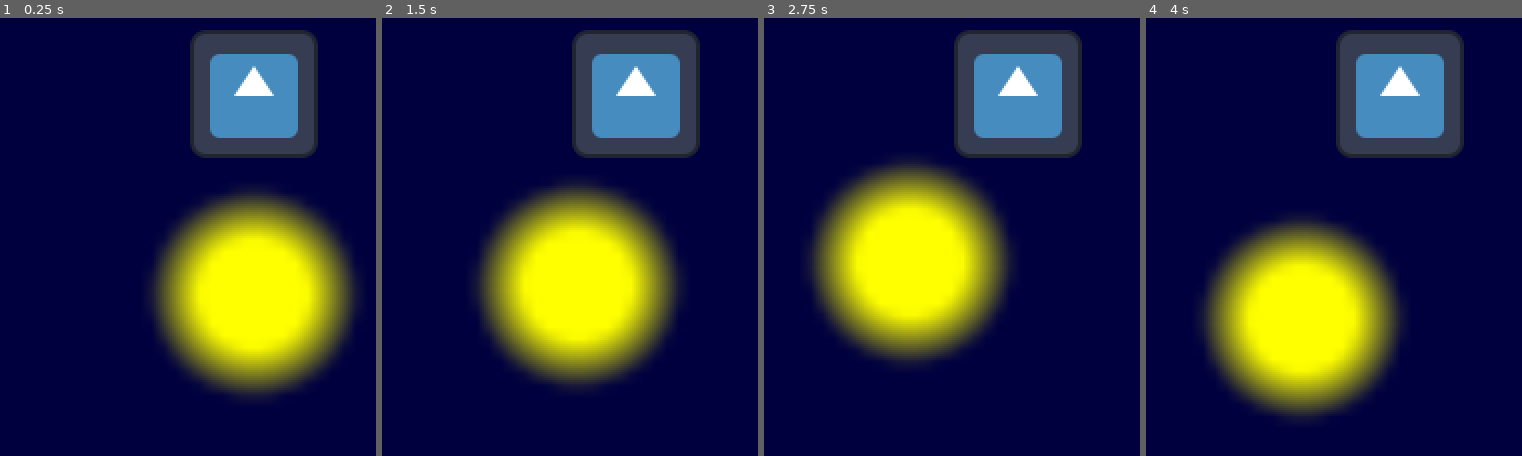
Above: before the commit, frames 1-4 (left to right).
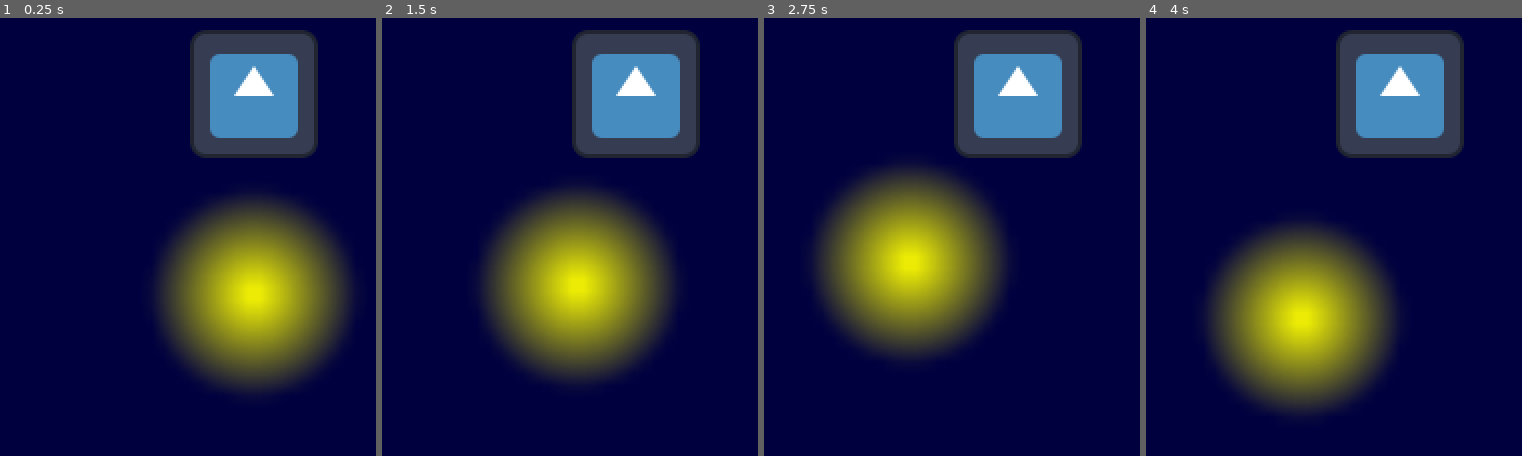
Above: after the commit, the same moments.

Repository: hammy275/lighthouse-operator
Game: Godot game, scene res://Scenes/game.tscn
Same seed, same stepped clock (60 frames per second), same inputs: the game is played once before the commit and once after it. The engine's default icon, where the game draws it, is replaced by a stand-in: a white triangle on a blue panel in a dark square.
Inputs:
- Up to frame 1 (0.25 s): no input
- Up to frame 2 (1.5 s): tap Enter at 0.5 s; hold Right (move_right) 0.53-1.28 s; hold Down (move_down) from 1.28 s (still down)
- Up to frame 3 (2.75 s): tap Space at 2 s; release Down (move_down) at 2.03 s; hold Right (move_right) from 2.03 s (still down)
- Up to frame 4 (4 s): release Right (move_right) at 2.78 s; hold Up (move_up) 2.78-3.53 s; hold Left (move_left) from 3.53 s (still down)

The runs differ from the first frame. In frame 1, 18% of the frame differs, in the area x 42-94%, y 41-85%; in frame 2, 17%; in frame 3, 17%; in frame 4, 16%.

Commit message:
Better Light Fade

Diff:
--- a/Scenes/lighthouse.tscn
+++ b/Scenes/lighthouse.tscn
@@ -7,7 +7,7 @@
 
 [sub_resource type="Gradient" id="Gradient_3v32o"]
 offsets = PackedFloat32Array(0, 0.1, 0.2)
-colors = PackedColorArray(1, 1, 0, 1, 1, 1, 0, 1, 1, 1, 0, 0)
+colors = PackedColorArray(1, 1, 0, 1, 1, 1, 0, 0.49803922, 1, 1, 0, 0)
 metadata/_snap_enabled = true
 
 [sub_resource type="GradientTexture2D" id="GradientTexture2D_3v32o"]
